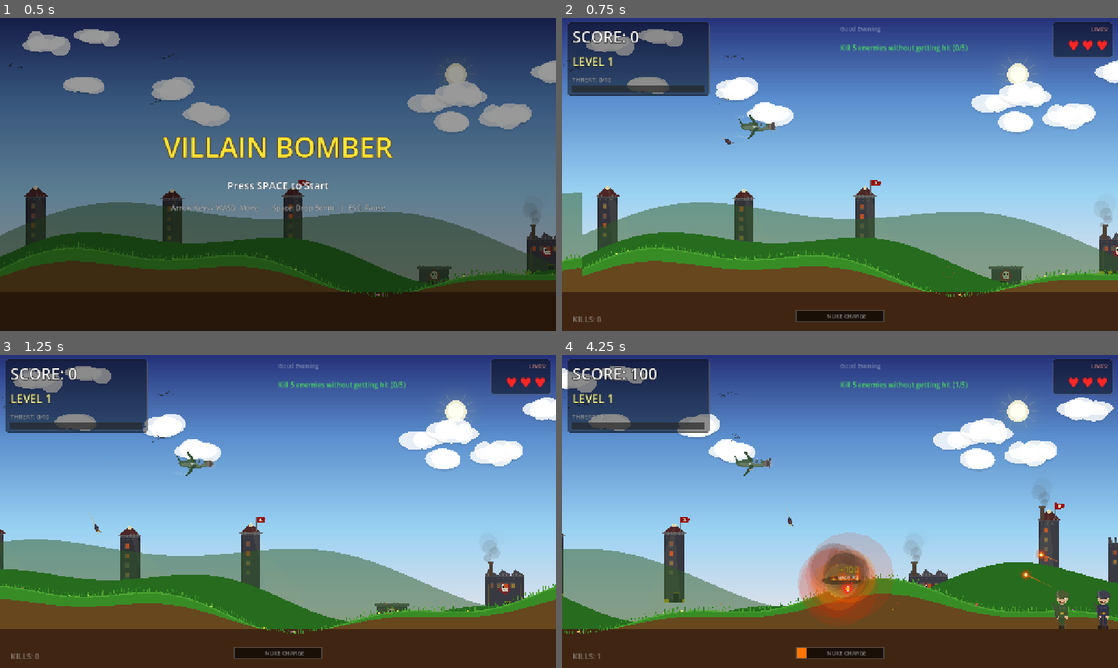
Above: before the commit, frames 1-4 (two rows, left to right).
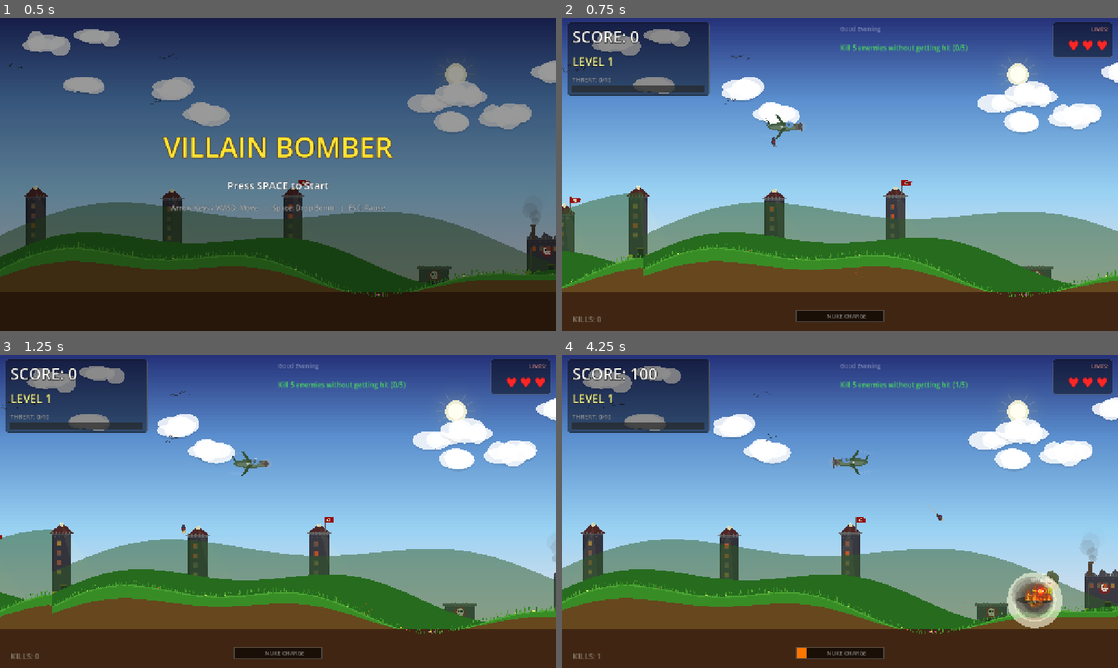
Above: after the commit, the same moments.

Repository: levarimoshe/villain-bomber
Game: Godot game, scene res://scenes/main/game.tscn
Same seed, same stepped clock (60 frames per second), same inputs: the game is played once before the commit and once after it.
Inputs:
- Up to frame 1 (0.5 s): no input
- Up to frame 2 (0.75 s): tap Space (drop_bomb) at 0.5 s; hold Right (move_right) from 0.53 s (still down); hold Space (drop_bomb) from 0.53 s (still down)
- Up to frame 3 (1.25 s): keep holding Right (move_right); keep holding Space (drop_bomb); tap Enter (ui_accept) at 0.77, 1.07 s; tap M (machine_gun) at 0.8 s
- Up to frame 4 (4.25 s): release Right (move_right) at 1.28 s; release Space (drop_bomb) at 1.28 s; hold Down (move_down) 1.28-2.03 s; tap M (machine_gun) at 1.35, 2.3, 2.85, 3.8 s; tap Enter (ui_accept) at 1.52, 1.82, 3.02, 3.32, 3.77, 4.07 s; tap Space (drop_bomb) at 1.55, 3.05 s; hold Right (move_right) 2.03-2.78 s; hold Space (drop_bomb) 2.03-2.78 s; hold Up (move_up) 2.78-3.53 s; hold Left (move_left) from 3.53 s (still down); hold Space (drop_bomb) from 3.53 s (still down)

Frame 1 is identical in both runs. In frame 2, 16% of the frame differs, in the area x 0-100%, y 3-90%; in frame 3, 21%; in frame 4, 30%.

Commit message:
Free movement with U-turn, boss camera lock, smooth fade transitions
Movement overhaul:
- LEFT = plane turns around and flies left (U-turn!)
- RIGHT = fly right at full speed
- No input = gentle drift right (auto-scroll)
- Plane sprite flips based on direction
- Can now circle the entire battlefield freely
- Exhaust trail follows facing direction

Camera:
- Smooth lerp tracking (no more instant snapping)
- Normal: follows player with offset based on facing direction
- Boss fight: camera locks onto boss position, screen stops scrolling
- Arena: camera smoothly transitions to center

Boss fight fixed:
- Camera locks on boss, completely static view
- Player moves freely within the locked area
- Boss moves to center and stops — dedicated fight zone
- No scrolling during boss fight

Smooth transitions:
- Fade to dark (0.4s) → show level text → fade back in (0.4s)
- Boss intro: fade → "BOSS FIGHT!" → fade in with boss visible
- Game start: fades in from black
- No more jarring instant transitions

Co-Authored-By: Claude Opus 4.6 (1M context) <noreply@anthropic.com>

Diff:
--- a/scenes/main/game.gd
+++ b/scenes/main/game.gd
@@ -20,6 +20,8 @@
 var screen_shake_amount: float = 0.0
 var screen_shake_decay: float = 0.9
 var power_up_rain_timer: float = 5.0
+var fade_overlay: ColorRect = null
+var camera_target_x: float = 640.0
 
 
 func _ready() -> void:
@@ -37,6 +39,14 @@
 
 	# Add ground to group for bomb collision detection
 	ground_collider.add_to_group(&"ground")
+
+	# Create fade overlay for smooth transitions
+	fade_overlay = ColorRect.new()
+	fade_overlay.color = Color(0, 0, 0, 0)
+	fade_overlay.anchors_preset = Control.PRESET_FULL_RECT
+	fade_overlay.mouse_filter = Control.MOUSE_FILTER_IGNORE
+	$HUDLayer.add_child(fade_overlay)
+	fade_overlay.z_index = 100
 
 	# Start in menu state
 	_show_menu()
@@ -71,6 +81,12 @@
 	Events.lives_changed.emit(GameState.lives)
 	Events.level_changed.emit(1)
 	SoundManager.start_music()
+	camera_target_x = player.global_position.x + 150.0
+	camera.global_position.x = camera_target_x
+	# Fade in from black
+	fade_overlay.color.a = 1.0
+	var fade_tween := create_tween()
+	fade_tween.tween_property(fade_overlay, "color:a", 0.0, 0.6)
 
 
 func _on_game_over() -> void:
@@ -87,15 +103,25 @@
 	if GameState.game_phase != &"playing" and GameState.game_phase != &"level_transition":
 		return
 
-	# Camera
-	if GameState.is_arena_level:
-		# Arena: camera stays fixed on center
-		camera.global_position.x = GameState.arena_center_x
-		camera.global_position.y = 360.0
+	# Camera — smooth lerp for all modes
+	if GameState.boss_active:
+		# Boss fight: lock camera on boss position (find the boss)
+		var boss_node: Node = get_tree().get_first_node_in_group(&"boss")
+		if boss_node:
+			camera_target_x = boss_node.global_position.x
+		camera.global_position.x = lerp(camera.global_position.x, camera_target_x, 0.03)
+	elif GameState.is_arena_level:
+		# Arena defense: camera on center
+		camera_target_x = GameState.arena_center_x
+		camera.global_position.x = lerp(camera.global_position.x, camera_target_x, 0.03)
 	else:
-		# Normal: camera follows player
-		camera.global_position.x = player.global_position.x + 200.0
-		camera.global_position.y = 360.0
+		# Normal: follow player with offset based on facing
+		var facing: int = 1
+		if player.has_method("_physics_process"):
+			facing = player.facing
+		camera_target_x = player.global_position.x + 150.0 * float(facing)
+		camera.global_position.x = lerp(camera.global_position.x, camera_target_x, 0.04)
+	camera.global_position.y = lerp(camera.global_position.y, 360.0, 0.05)
 
 	# Screen shake
 	if screen_shake_amount > 0.5:
@@ -287,12 +313,17 @@
 	GameState.game_phase = &"level_transition"
 	spawn_timer.stop()
 	SoundManager.play_levelup()
-	level_label.visible = true
-	level_label.text = "LEVEL %d COMPLETE!" % GameState.current_level
-
-	# Wait 2 seconds then advance
+
+	# Smooth fade out → show text → fade in
 	var tween := create_tween()
-	tween.tween_interval(2.0)
+	tween.tween_property(fade_overlay, "color:a", 0.7, 0.4)  # Fade to dark
+	tween.tween_callback(func():
+		level_label.visible = true
+		level_label.text = "LEVEL %d COMPLETE!" % GameState.current_level
+	)
+	tween.tween_interval(1.5)  # Hold
+	tween.tween_callback(func(): level_label.visible = false)
+	tween.tween_property(fade_overlay, "color:a", 0.0, 0.4)  # Fade back in
 	tween.tween_callback(_finish_level_transition)
 
 
@@ -435,26 +466,29 @@
 
 
 func _spawn_boss_arena() -> void:
-	# Force arena mode for boss fight
 	GameState.is_arena_level = true
 	GameState.arena_center_x = player.global_position.x + 200
-	spawn_timer.wait_time = 1.5  # Fewer regular villains during boss
+	spawn_timer.wait_time = 2.0
 	spawn_timer.start()
 
-	# Spawn the giant tank boss
-	var boss := Node2D.new()
-	boss.set_script(BossScript)
-	var ground_y: float = _get_ground_y_approx(GameState.arena_center_x + 300)
-	boss.global_position = Vector2(GameState.arena_center_x + 400, ground_y - 20)
-	boss.camera_ref = camera
-	boss.target_x = GameState.arena_center_x
-	villains_container.add_child(boss)
-
-	level_label.visible = true
-	level_label.text = "BOSS FIGHT!"
+	# Fade transition for boss entrance
 	var tween := create_tween()
-	tween.tween_interval(2.0)
+	tween.tween_property(fade_overlay, "color:a", 0.6, 0.3)
+	tween.tween_callback(func():
+		level_label.visible = true
+		level_label.text = "BOSS FIGHT!"
+		# Spawn boss during the dark
+		var boss := Node2D.new()
+		boss.set_script(BossScript)
+		var ground_y: float = _get_ground_y_approx(GameState.arena_center_x + 300)
+		boss.global_position = Vector2(GameState.arena_center_x + 400, ground_y - 20)
+		boss.camera_ref = camera
+		boss.target_x = GameState.arena_center_x
+		villains_container.add_child(boss)
+	)
+	tween.tween_interval(1.5)
 	tween.tween_callback(func(): level_label.visible = false)
+	tween.tween_property(fade_overlay, "color:a", 0.0, 0.4)
 
 
 func _spawn_shield_break_effect(pos: Vector2) -> void:
--- a/scenes/player/player_plane.gd
+++ b/scenes/player/player_plane.gd
@@ -1,8 +1,7 @@
 extends CharacterBody2D
 
-@export var move_speed: float = 280.0
+@export var move_speed: float = 300.0
 @export var vertical_speed: float = 220.0
-@export var base_scroll_speed: float = 200.0
 @export var min_y: float = 60.0
 @export var max_y: float = 420.0
 
@@ -20,6 +19,8 @@
 var crosshair_pos: Vector2 = Vector2.ZERO
 var mg_cooldown: float = 0.0
 var orbit_angle: float = 0.0
+var facing: int = 1  # 1=right, -1=left
+var auto_drift: float = 60.0  # Gentle rightward drift when no input
 
 
 func _ready() -> void:
@@ -33,14 +34,13 @@
 	if GameState.game_phase != &"playing":
 		return
 
-	if GameState.is_arena_level:
-		# Arena mode — plane circles around a center point
-		var input_h: float = Input.get_axis(&"move_left", &"move_right")
-		var input_v: float = Input.get_axis(&"move_up", &"move_down")
-
-		# LEFT = tighter circle (faster orbit), RIGHT = wider circle
-		var orbit_speed: float = 1.5 - input_h * 0.8  # LEFT pressed = faster
-		var orbit_radius: float = 180.0 + input_h * 80.0  # LEFT = tighter
+	var input_h: float = Input.get_axis(&"move_left", &"move_right")
+	var input_v: float = Input.get_axis(&"move_up", &"move_down")
+
+	if GameState.is_arena_level and not GameState.boss_active:
+		# Arena defense mode — orbit behavior
+		var orbit_speed: float = 1.5 - input_h * 0.8
+		var orbit_radius: float = 180.0 + input_h * 80.0
 		orbit_radius = clampf(orbit_radius, 80.0, 300.0)
 		orbit_angle += orbit_speed * delta
 
@@ -50,29 +50,52 @@
 
 		var target_pos := Vector2(
 			center_x + cos(orbit_angle) * orbit_radius,
-			center_y + sin(orbit_angle) * orbit_radius * 0.4  # Flatter orbit
+			center_y + sin(orbit_angle) * orbit_radius * 0.4
 		)
 		velocity = (target_pos - global_position) * 5.0
-		move_and_slide()
-	else:
-		# Normal mode
-		var input_dir := Vector2.ZERO
-		input_dir.x = Input.get_axis(&"move_left", &"move_right")
-		input_dir.y = Input.get_axis(&"move_up", &"move_down")
-
-		velocity.x = base_scroll_speed + input_dir.x * move_speed
-		velocity.y = input_dir.y * vertical_speed
-
-		if global_position.y <= min_y and velocity.y < 0.0:
-			velocity.y = 0.0
-			global_position.y = min_y
-		if global_position.y >= max_y and velocity.y > 0.0:
-			velocity.y = 0.0
-			global_position.y = max_y
-
-		move_and_slide()
-
-	var target_rotation := velocity.y * 0.0012
+		facing = 1 if velocity.x > 0 else -1
+	elif GameState.boss_active:
+		# Boss fight — free movement in locked area, no auto-scroll
+		var target_vx: float = input_h * move_speed
+		velocity.x = lerp(velocity.x, target_vx, 0.1)
+		velocity.y = input_v * vertical_speed
+
+		if input_h > 0.1:
+			facing = 1
+		elif input_h < -0.1:
+			facing = -1
+	else:
+		# Normal mode — FREE MOVEMENT with U-turn
+		var target_vx: float
+		if absf(input_h) > 0.1:
+			# Player is pressing left or right
+			target_vx = input_h * move_speed
+			if input_h > 0.1:
+				facing = 1
+			elif input_h < -0.1:
+				facing = -1
+		else:
+			# No horizontal input — gentle drift right
+			target_vx = auto_drift
+
+		velocity.x = lerp(velocity.x, target_vx, 0.08)
+		velocity.y = input_v * vertical_speed
+
+	# Clamp vertical
+	if global_position.y <= min_y and velocity.y < 0.0:
+		velocity.y = 0.0
+		global_position.y = min_y
+	if global_position.y >= max_y and velocity.y > 0.0:
+		velocity.y = 0.0
+		global_position.y = max_y
+
+	move_and_slide()
+
+	# Flip plane visual based on facing direction
+	visual.scale.x = float(facing)
+
+	# Bank based on vertical movement
+	var target_rotation: float = velocity.y * 0.0012 * float(facing)
 	visual.rotation = lerp(visual.rotation, target_rotation, 0.1)
 
 	propeller_angle += delta * 30.0
@@ -87,26 +110,23 @@
 
 	visual.queue_redraw()
 
-	# Bomb input — respect rapid fire power-up
+	# Bomb input
 	var cooldown_ready: bool = can_drop_bomb or GameState.has_rapid_fire
 	if Input.is_action_just_pressed(&"drop_bomb") and cooldown_ready:
-		# Check if nuke is ready AND we're going fast
-		var going_fast: bool = velocity.x > 350.0
+		var going_fast: bool = absf(velocity.x) > 250.0
 		if GameState.nuke_ready and going_fast:
 			_drop_nuke()
 		else:
 			_drop_bomb()
 
-	# Machine gun (hold M, unlocks at level 3)
+	# Machine gun (hold M, level 3+)
 	if GameState.current_level >= 3:
 		mg_cooldown -= delta
 		if Input.is_action_pressed(&"machine_gun") and mg_cooldown <= 0:
 			_fire_machine_gun()
-			mg_cooldown = 0.08  # Rapid fire
-
-	# Calculate crosshair position (where bomb would land)
+			mg_cooldown = 0.08
+
 	_update_crosshair()
-
 	_update_exhaust(delta)
 
 
@@ -119,24 +139,21 @@
 		bomb_cooldown.start()
 		bomb_cooldown.wait_time = 0.3
 
-	# Speed bonus — faster plane = bigger explosion
 	var speed_factor: float = clampf(absf(velocity.x) / 500.0, 0.0, 1.0)
-	var bomb_scale: float = 1.0 + speed_factor * 0.8  # Up to 1.8x blast radius at max speed
+	var bomb_scale: float = 1.0 + speed_factor * 0.8
 
 	if GameState.has_rapid_fire:
-		# TRIPLE SPREAD — 3 bombs fan out from the plane
 		for i in range(3):
 			var bomb := BombScene.instantiate()
-			var offset_x: float = float(i - 1) * 15.0  # -15, 0, 15
-			var offset_y: float = abs(i - 1) * 5.0  # outer bombs slightly higher
-			bomb.global_position = bomb_drop_point.global_position + Vector2(offset_x, offset_y)
-			var spread_angle: float = float(i - 1) * 0.15  # Fan spread
+			var offset_x: float = float(i - 1) * 15.0
+			var offset_y: float = abs(i - 1) * 5.0
+			bomb.global_position = bomb_drop_point.global_position + Vector2(offset_x * facing, offset_y)
+			var spread_angle: float = float(i - 1) * 0.15
 			var base_vel := Vector2(velocity.x * 0.8, 30.0)
 			bomb.initial_velocity = base_vel.rotated(spread_angle)
 			bomb.speed_scale = bomb_scale
 			Events.bomb_dropped.emit(bomb)
 	else:
-		# Single bomb
 		var bomb := BombScene.instantiate()
 		bomb.global_position = bomb_drop_point.global_position
 		bomb.initial_velocity = Vector2(velocity.x * 0.8, 30.0)
@@ -163,17 +180,16 @@
 func _fire_machine_gun() -> void:
 	var bullet := Node2D.new()
 	bullet.set_script(MachineGunScript)
-	bullet.global_position = global_position + Vector2(randf_range(-5, 5), 15)
+	bullet.global_position = global_position + Vector2(randf_range(-5, 5) * facing, 15)
 	bullet.velocity = Vector2(velocity.x * 0.3, 350)
 	get_tree().current_scene.add_child(bullet)
 
 
 func _update_crosshair() -> void:
-	# Simulate bomb trajectory to find landing point
 	var bomb_pos := bomb_drop_point.global_position
 	var bomb_vel := Vector2(velocity.x * 0.8, 30.0)
 	var gravity: float = 420.0
-	var ground_y: float = 580.0  # Approximate ground level
+	var ground_y: float = 580.0
 
 	for step in range(120):
 		var dt: float = 0.016
@@ -187,8 +203,9 @@
 
 func _update_exhaust(delta: float) -> void:
 	if randf() < 0.6:
+		var exhaust_offset_x: float = -35.0 * float(facing)
 		exhaust_particles.append({
-			"pos": Vector2(global_position.x - 35, global_position.y + randf_range(-3, 3)),
+			"pos": Vector2(global_position.x + exhaust_offset_x, global_position.y + randf_range(-3, 3)),
 			"life": 0.5,
 			"max_life": 0.5,
 			"size": randf_range(2.0, 5.0),
@@ -197,7 +214,7 @@
 	var i := 0
 	while i < exhaust_particles.size():
 		exhaust_particles[i]["life"] -= delta
-		exhaust_particles[i]["pos"].x -= base_scroll_speed * 0.3 * delta
+		exhaust_particles[i]["pos"].x -= velocity.x * 0.3 * delta
 		if exhaust_particles[i]["life"] <= 0:
 			exhaust_particles.remove_at(i)
 		else:
